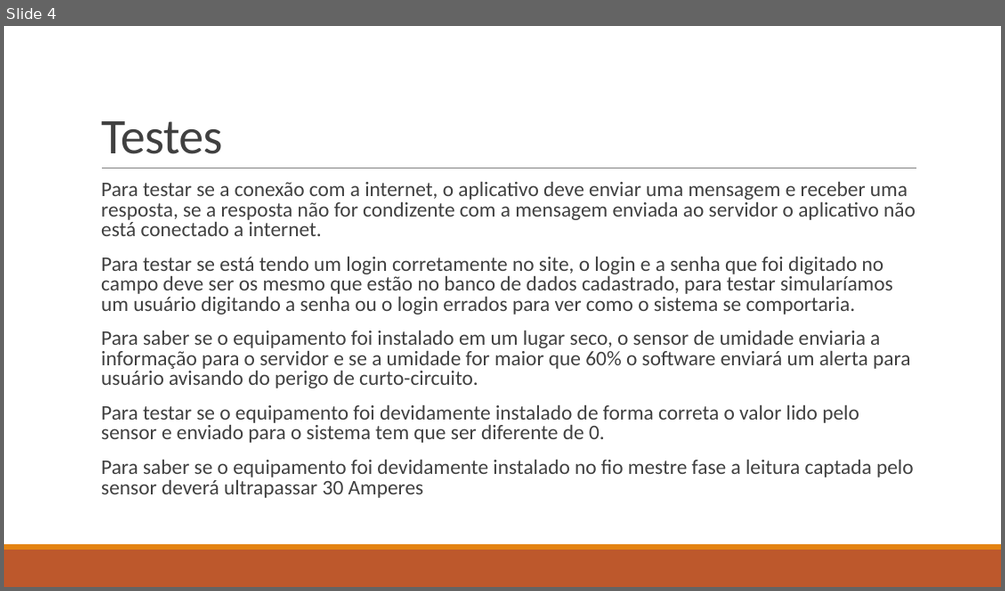
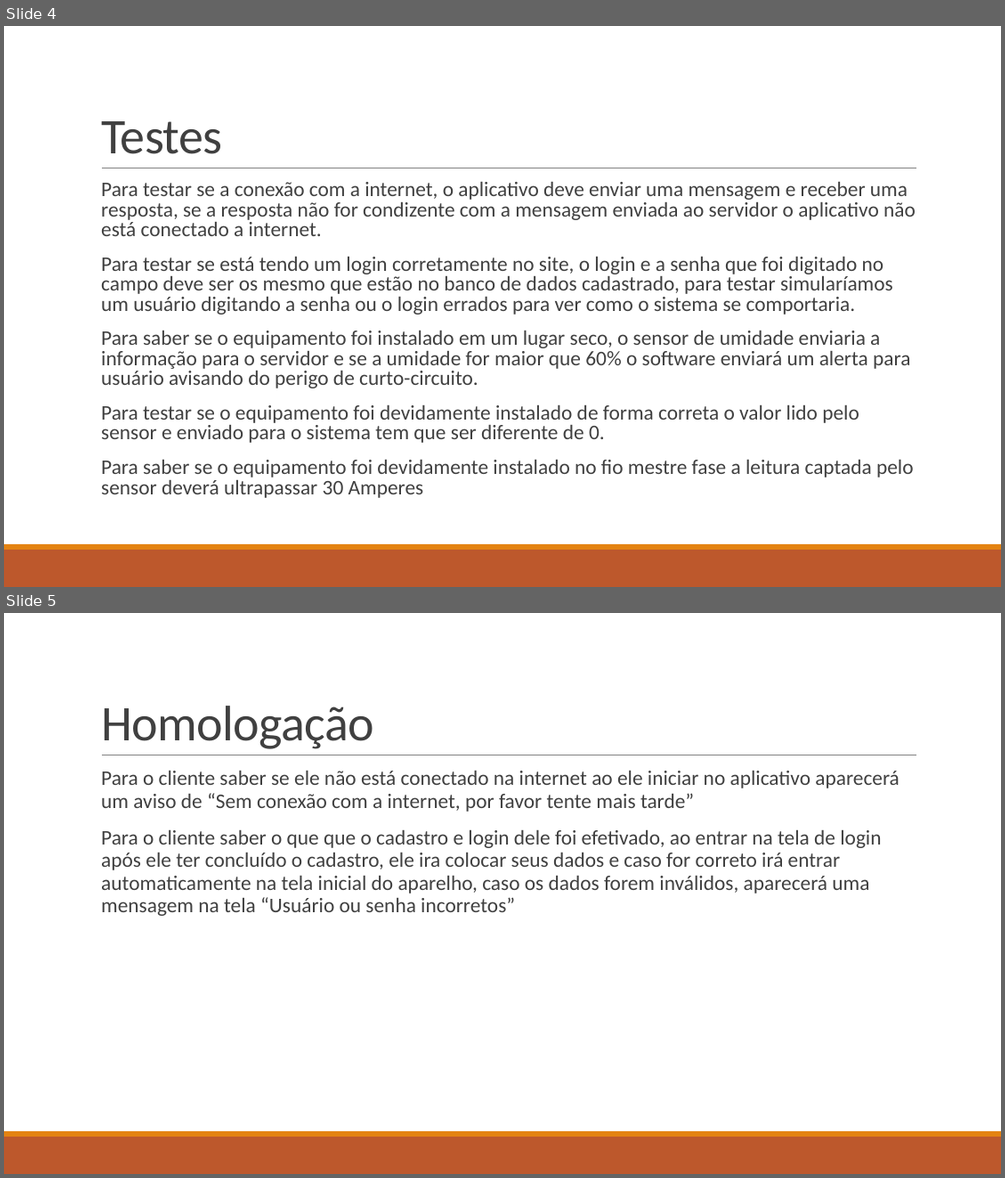
Before and after one commit to GVRO1/BandTec, a slide deck: Liçãodeti.pptx. Shown one above the other, each under a label of ours: slide 4 before the commit, slides 4 and 5 after it. The pictures are 1005x591 and 1005x1178 pixels, drawn with LibreOffice and Linux fonts; fonts in the diff are those of the drawing. Boxes give left, top, right and bottom in pixels: in the first picture for what was removed or moved away, otherwise in the second. Text is boxed around its words. In the diff, an @@ line names an element or a change of style, - is before the commit and + after.

```diff
--- a/Liçãodeti.pptx
+++ b/Liçãodeti.pptx
@@ slide 5 added at <box>4,613,1001,1174</box>, background #FFFFFF; not listed: 3 template elements that a slide beside it also shows @@
@@ title added at <box>101,706,374,749</box>, 48 pt, text #404040 @@
+Homologação
@@ text added at <box>101,771,898,916</box>, 20 pt, text #404040 @@
+  Para o cliente saber se ele não está conectado na internet ao ele iniciar no aplicativo aparecerá um aviso de “Sem conexão com a internet, por favor tente mais tarde”
+  Para o cliente saber o que que o cadastro e login dele foi efetivado, ao entrar na tela de login após ele ter concluído o cadastro, ele ira colocar seus dados e caso for correto irá entrar automaticamente na tela inicial do aparelho, caso os dados forem inválidos, aparecerá uma mensagem na tela “Usuário ou senha incorretos”
```
Also in this commit, not shown: 1 other slide added, 1 slide removed.
